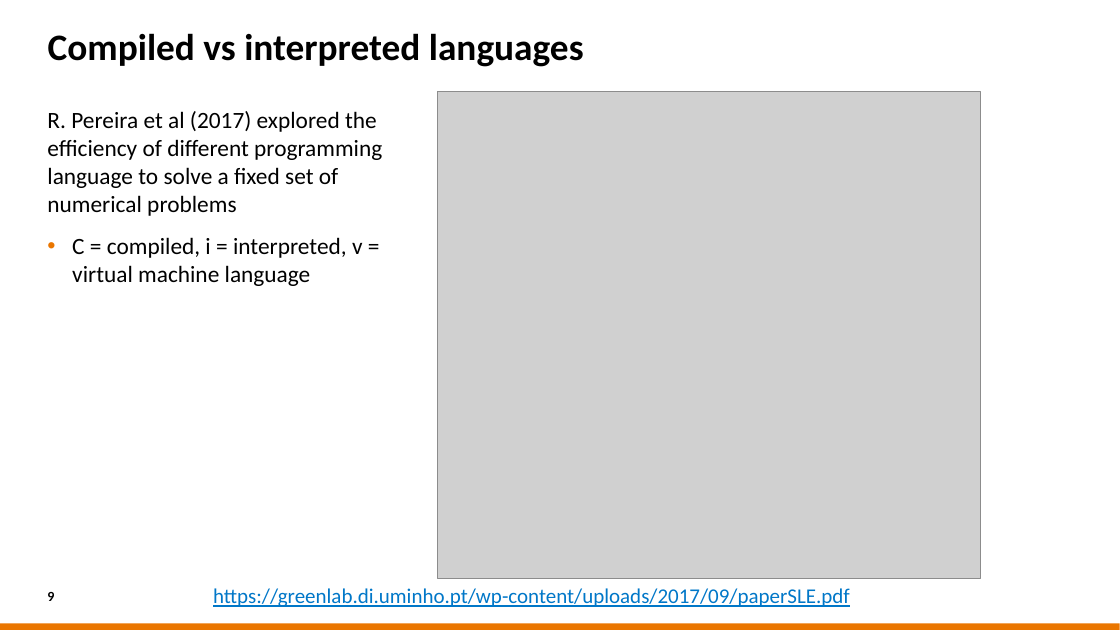
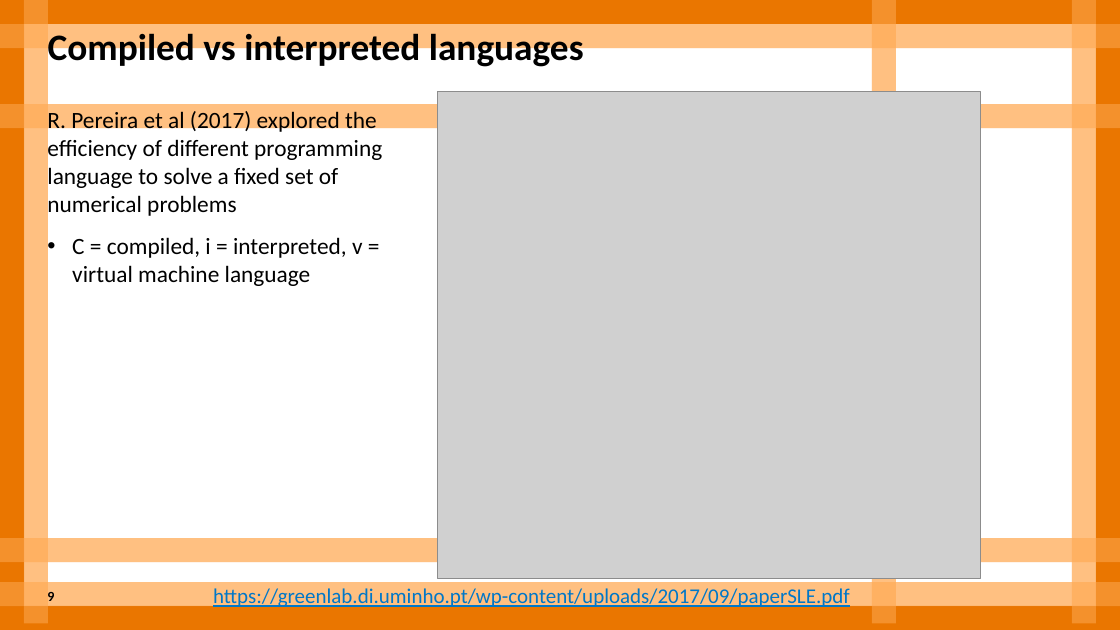
Before and after one commit to sara-nl/HPML-course-materials, a slide deck: slide 9 of Day2/slides/Software_installations_on_HPC_systems.pptx. Drawn at 1120x630 pixels with LibreOffice and Linux fonts; fonts in the diff are those of the drawing; grey boxes stand for pictures; background and template pictures are left out. Boxes give left, top, right and bottom in pixels: in the first picture for what was removed or moved away, otherwise in the second. Text is boxed around its words. In the diff, an @@ line names an element or a change of style, - is before the commit and + after.

```diff
--- a/Day2/slides/Software_installations_on_HPC_systems.pptx
+++ b/Day2/slides/Software_installations_on_HPC_systems.pptx
@@ text "R. Pereira et al (2017) ..." at <box>47,111,382,286</box>: list level 2 to 1 in "R. Pereira et al (2017) ..." @@
@@ group added at <box>0,0,1120,630</box>: 7 rectangles @@
@@ group added at <box>0,0,1120,630</box>: 11 rectangles @@
@@ group added at <box>0,0,1120,630</box>: 4 rectangles @@
```
Also in this commit, not shown: 45 other slides changed, 1 slide added, 1 slide removed.
